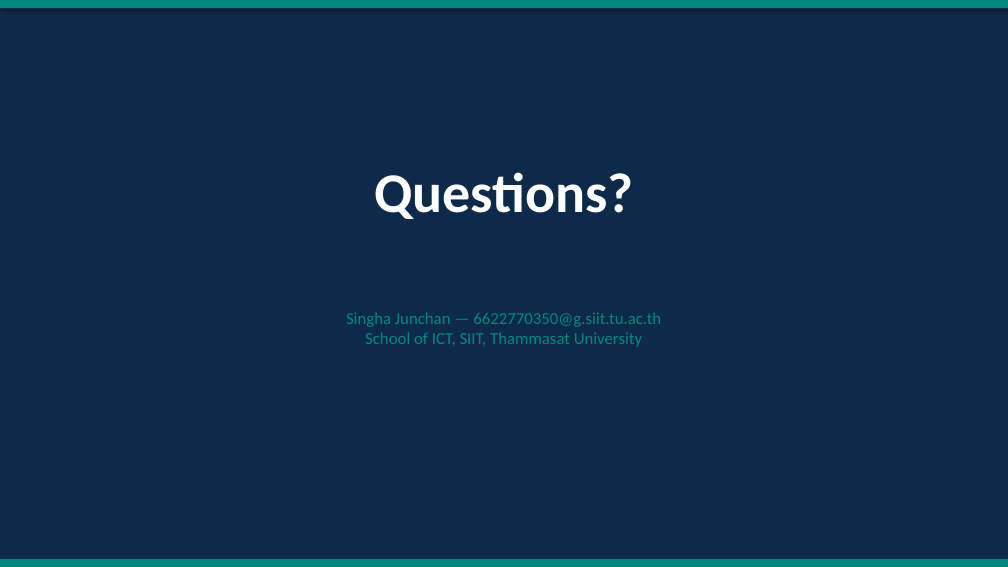
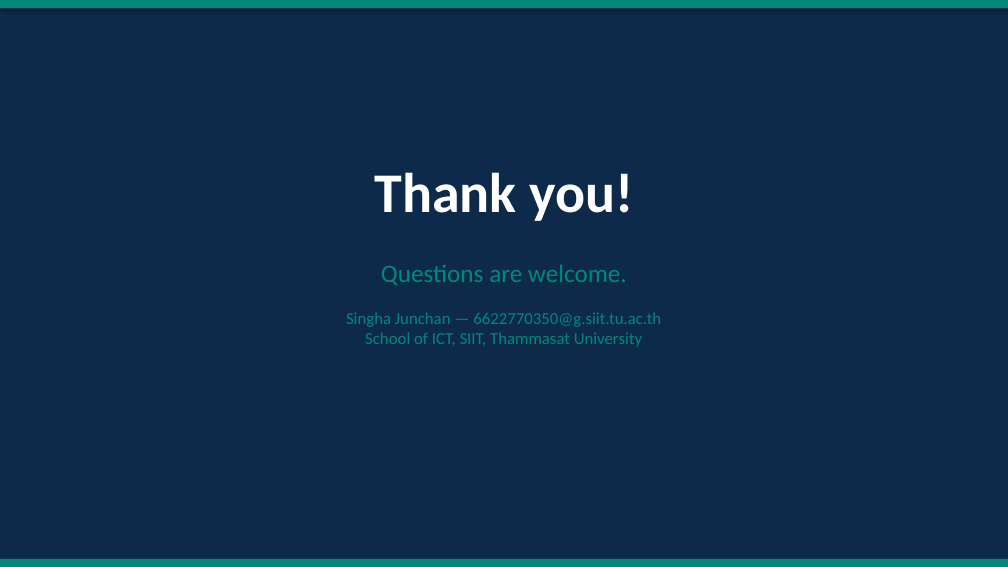
Before and after one commit to singhaju/U-HAP, a slide deck: slide 15 of presentation/slides_uhap_editable.pptx (slide 12 before the commit). Drawn at 1008x567 pixels with LibreOffice and Linux fonts; fonts in the diff are those of the drawing. Boxes give left, top, right and bottom in pixels: in the first picture for what was removed or moved away, otherwise in the second. Text is boxed around its words. In the diff, an @@ line names an element or a change of style, - is before the commit and + after.

```diff
--- a/presentation/slides_uhap_editable.pptx
+++ b/presentation/slides_uhap_editable.pptx
@@ text at [374, 172, 633, 221]: text changed @@
-Questions?
+Thank you!
@@ text added at [381, 264, 627, 285], 18 pt, text #00897B @@
+Questions are welcome.
```
Also in this commit, not shown: 9 other slides changed, 4 slides added, 1 slide removed, 1 other file.
